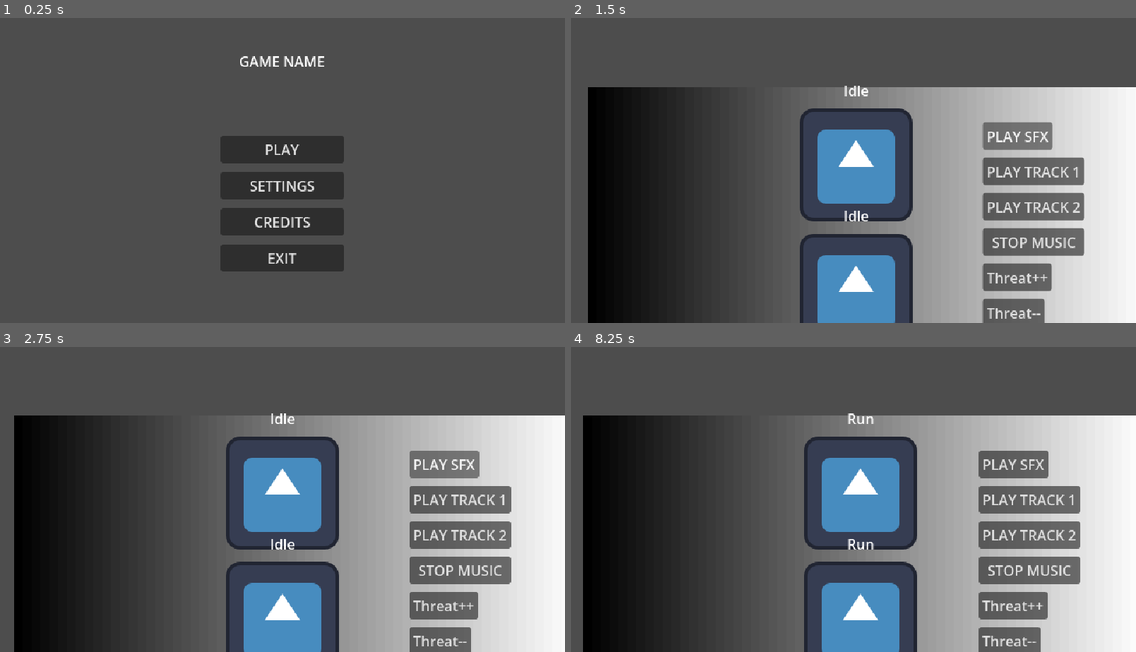
Above: before the commit, frames 1-4 (two rows, left to right).
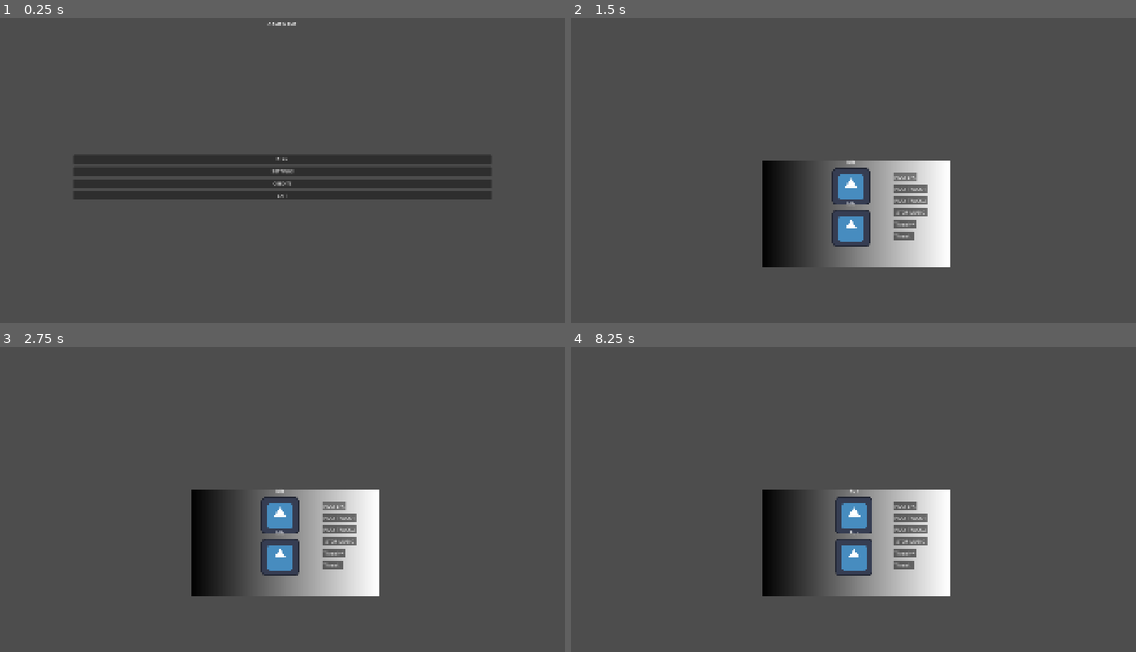
Above: after the commit, the same moments.

Repository: PoorCoconut/Ghost-Gambit
Game: Godot game, scene res://game_scenes/menus/MainMenu/main_menu.tscn
Two runs of this game, one before a commit and one after it. Both use one fixed random seed, a clock stepped at 60 frames per second and the inputs below. The engine's default icon, where the game draws it, is replaced by a stand-in: a white triangle on a blue panel in a dark square. Sound files missing from this copy of the repository are replaced by a short silence.
Inputs (mouse positions are in pixels of both pictures, inside the frame that each line leads up to):
- Up to frame 1 (0.25 s): no input
- Up to frame 2 (1.5 s): click "PLAY" at 0.5 s; click "PLAY SFX" at 1.25 s
- Up to frame 3 (2.75 s): click "PLAY SFX" at 2 s
- Up to frame 4 (8.25 s): click "PLAY TRACK 1" at 2.75 s; click "PLAY TRACK 1" at 3.5 s; click "PLAY TRACK 2" at 4.25 s; click "PLAY TRACK 2" at 5 s; click "Threat++" at 5.75 s; click "Threat--" at 6.5 s; click "STOP MUSIC" at 7.25 s; move the mouse to (977, 478) at 8.02 s; hold D (move_right) from 8.03 s (still down); click (977, 478) at 8.17 s

The runs differ from the first frame. In frame 1, 12% of the frame differs, in the area x 13-87%, y 1-84%; in frame 2, 55%; in frame 3, 55%, in the area x 2-100%, y 21-100%; in frame 4, 54%.

Commit message:
Update project.godot

Diff:
--- a/project.godot
+++ b/project.godot
@@ -10,7 +10,9 @@
 
 [application]
 
-config/name="Coco's Game Template"
+config/name="Ghost Gambit"
+config/description="A roguelite where you kill and steal your enemy's skills. "
+config/version="1.0.0"
 run/main_scene="uid://camlgx74mlna4"
 config/features=PackedStringArray("4.6", "GL Compatibility")
 config/icon="res://icon.svg"
@@ -30,12 +32,11 @@
 
 [display]
 
-window/size/viewport_width=640
-window/size/viewport_height=360
+window/size/viewport_width=1920
+window/size/viewport_height=1080
 window/size/window_width_override=1280
 window/size/window_height_override=720
 window/stretch/mode="canvas_items"
-window/stretch/scale_mode="integer"
 
 [file_customization]
 
@@ -86,7 +87,6 @@
 
 [rendering]
 
-textures/canvas_textures/default_texture_filter=0
 rendering_device/driver.windows="d3d12"
 renderer/rendering_method="gl_compatibility"
 renderer/rendering_method.mobile="gl_compatibility"
